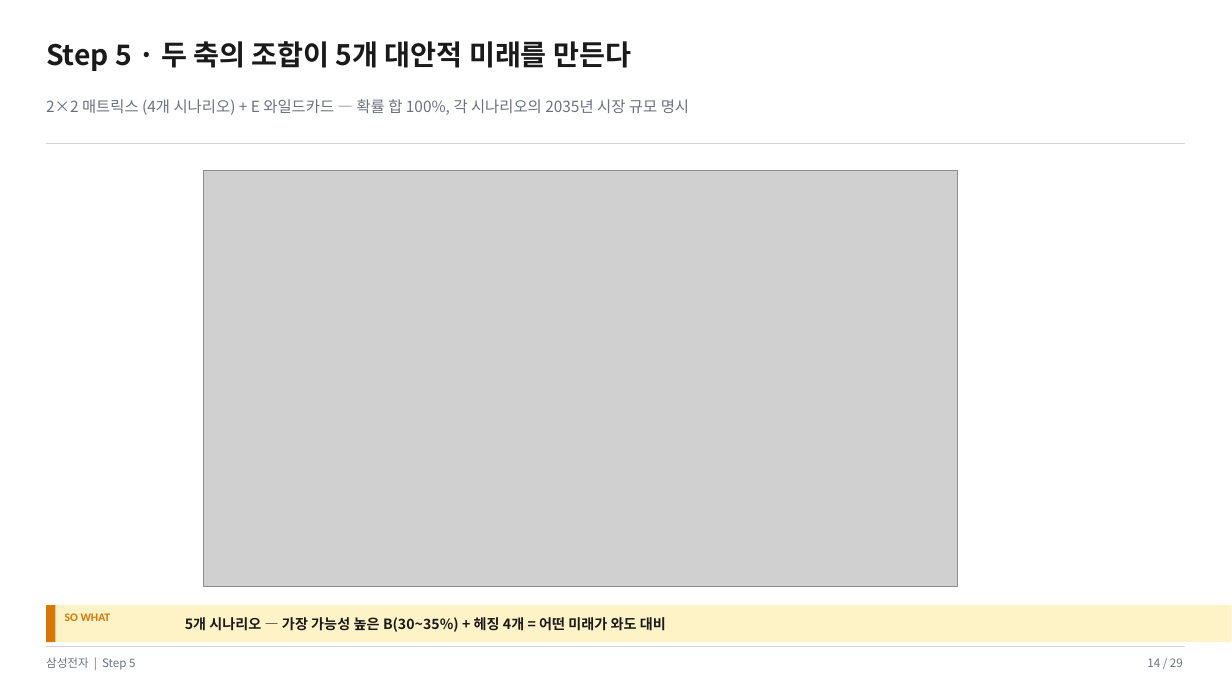
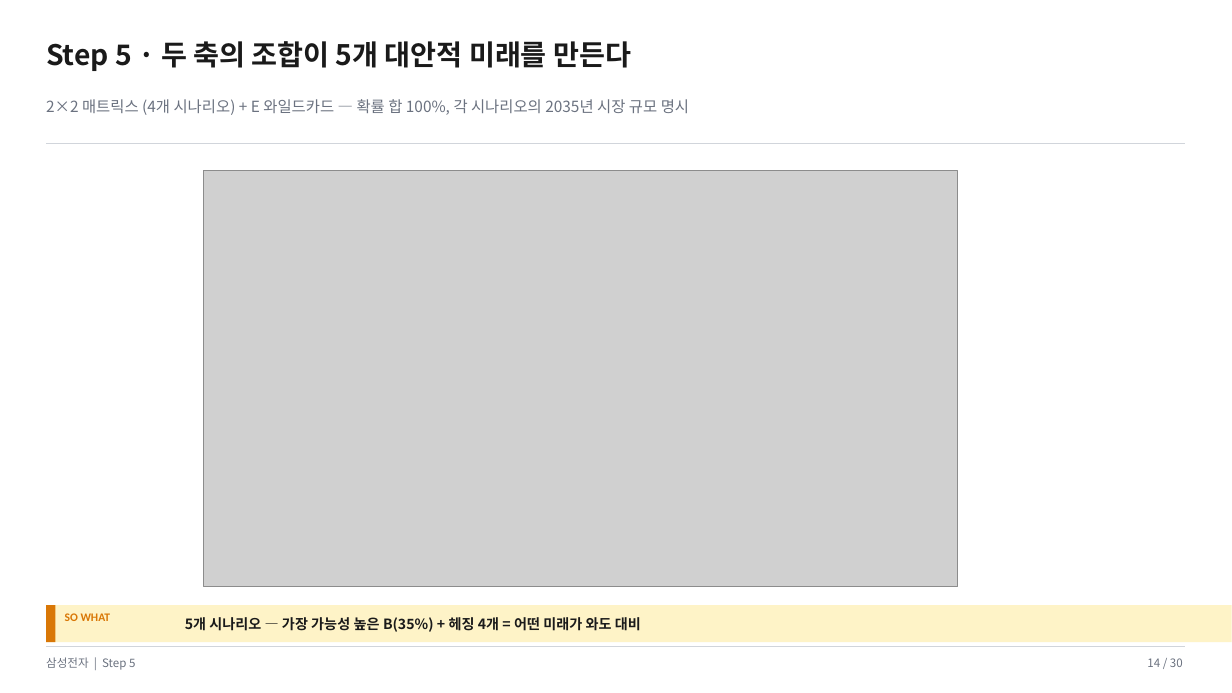
Before and after one commit to k31001/action-learning, a slide deck: slide 14 of outputs/presentation/samsung-memory-scenario-planning.pptx. Drawn at 1232x693 pixels with LibreOffice and Linux fonts; fonts in the diff are those of the drawing; grey boxes stand for pictures. Boxes give left, top, right and bottom in pixels: in the first picture for what was removed or moved away, otherwise in the second. Text is boxed around its words. In the diff, an @@ line names an element or a change of style, - is before the commit and + after.

```diff
--- a/outputs/presentation/samsung-memory-scenario-planning.pptx
+++ b/outputs/presentation/samsung-memory-scenario-planning.pptx
@@ text at box(185, 617, 641, 632): text changed @@
-5개 시나리오 — 가장 가능성 높은 B(30~35%) + 헤징 4개 = 어떤 미래가 와도 대비
+5개 시나리오 — 가장 가능성 높은 B(35%) + 헤징 4개 = 어떤 미래가 와도 대비
@@ text at box(1147, 658, 1183, 667): text changed @@
-14 / 29
+14 / 30
```
Also in this commit, not shown: 27 other slides changed, 1 slide added, 5 other files.
